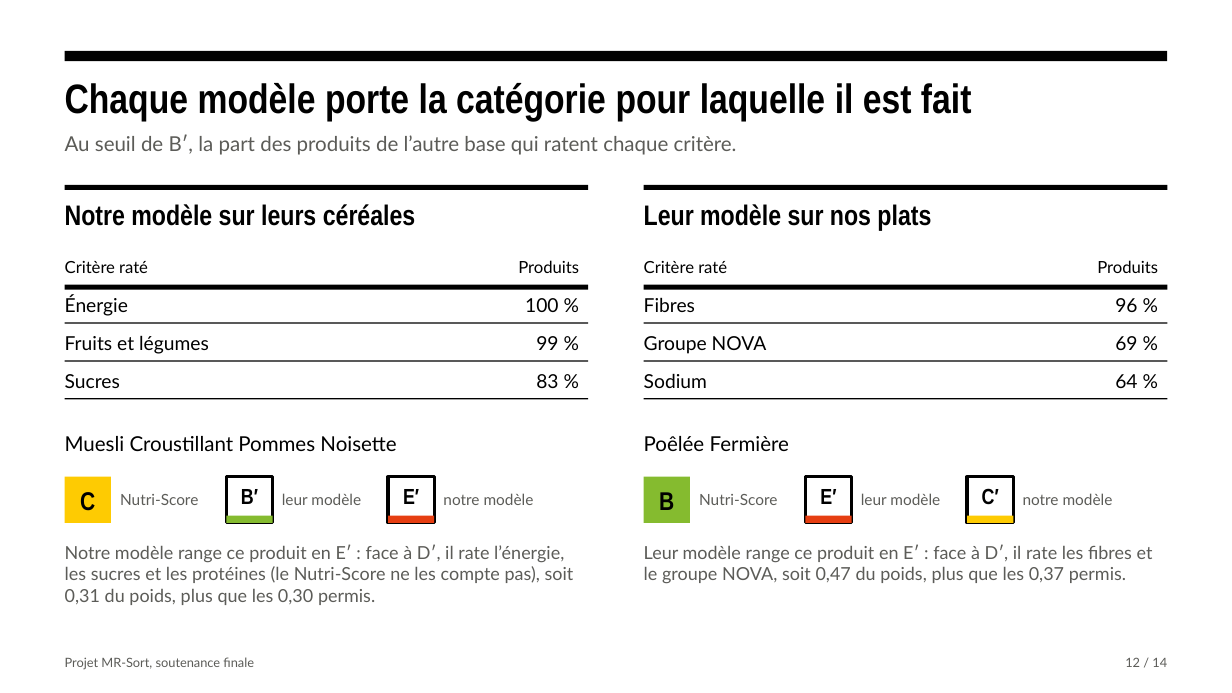
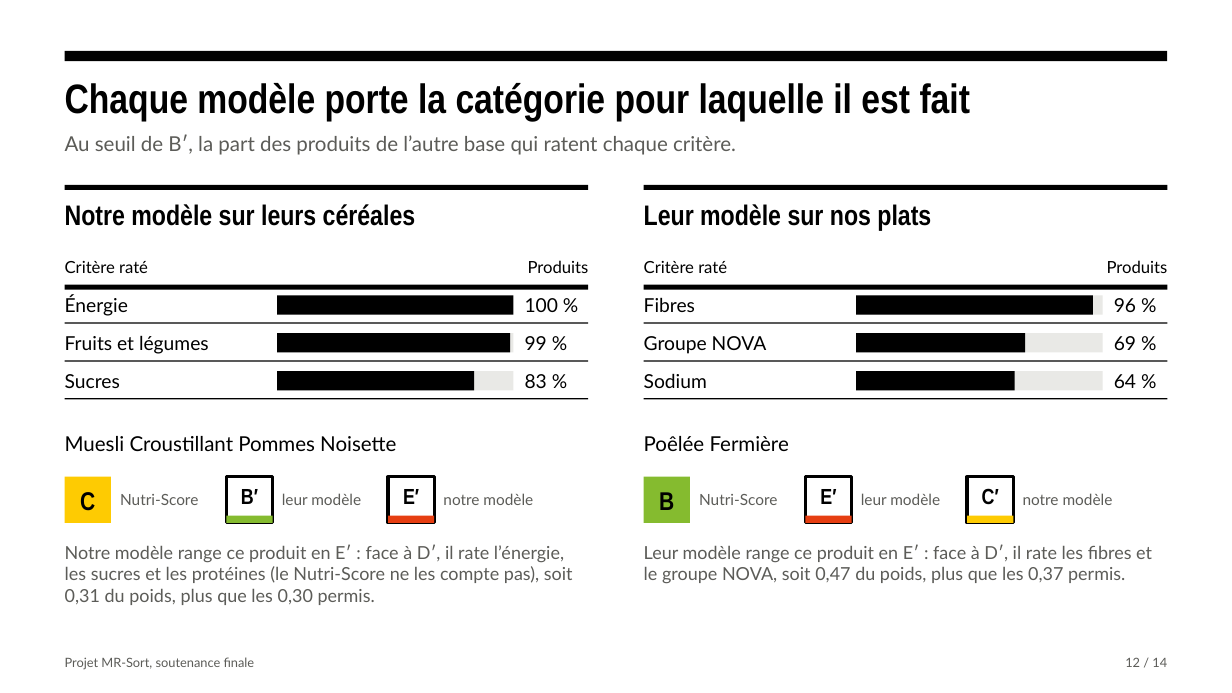
Before and after one commit to Nirrta/nutriscore-mrsort-projet-2026, a slide deck: slide 12 of resultats/slides_soutenance_finale.pptx. Drawn at 1232x693 pixels with LibreOffice and Linux fonts; fonts in the diff are those of the drawing. Boxes give left, top, right and bottom in pixels: in the first picture for what was removed or moved away, otherwise in the second. Text is boxed around its words. In the diff, an @@ line names an element or a change of style, - is before the commit and + after.

```diff
--- a/resultats/slides_soutenance_finale.pptx
+++ b/resultats/slides_soutenance_finale.pptx
@@ text "Produits": place and size @@
-text "Produits" at [518,260,579,273]
+text "Produits" at [528,260,589,273]
@@ text "Produits": place and size @@
-text "Produits" at [1097,260,1158,273]
+text "Produits" at [1107,260,1168,273]
@@ rectangle added at [277,296,514,315], fill #000000 @@
@@ rectangle added at [857,296,1104,315], fill #E9E9E6 @@
@@ rectangle added at [857,296,1093,315], fill #000000 @@
@@ text "99 %": place and size @@
-text "99 %" at [536,336,558,350]
+text "99 %" at [525,336,547,350]
@@ rectangle added at [277,334,514,353], fill #E9E9E6 @@
@@ rectangle added at [277,334,510,353], fill #000000 @@
@@ rectangle added at [857,334,1104,353], fill #E9E9E6 @@
@@ rectangle added at [857,334,1026,353], fill #000000 @@
@@ rectangle added at [277,372,514,391], fill #E9E9E6 @@
@@ rectangle added at [277,372,474,391], fill #000000 @@
@@ text "83 %": place and size @@
-text "83 %" at [536,374,558,388]
+text "83 %" at [525,374,547,388]
@@ rectangle added at [857,372,1104,391], fill #E9E9E6 @@
@@ rectangle added at [857,372,1015,391], fill #000000 @@
@@ alignment right to left in 6 elements at [525,298,558,312], [525,336,547,350], [525,374,547,388], [1114,298,1136,312], [1114,336,1136,350], [1114,374,1136,388] @@
```
Also in this commit, not shown: 7 other slides changed, 8 other files.
